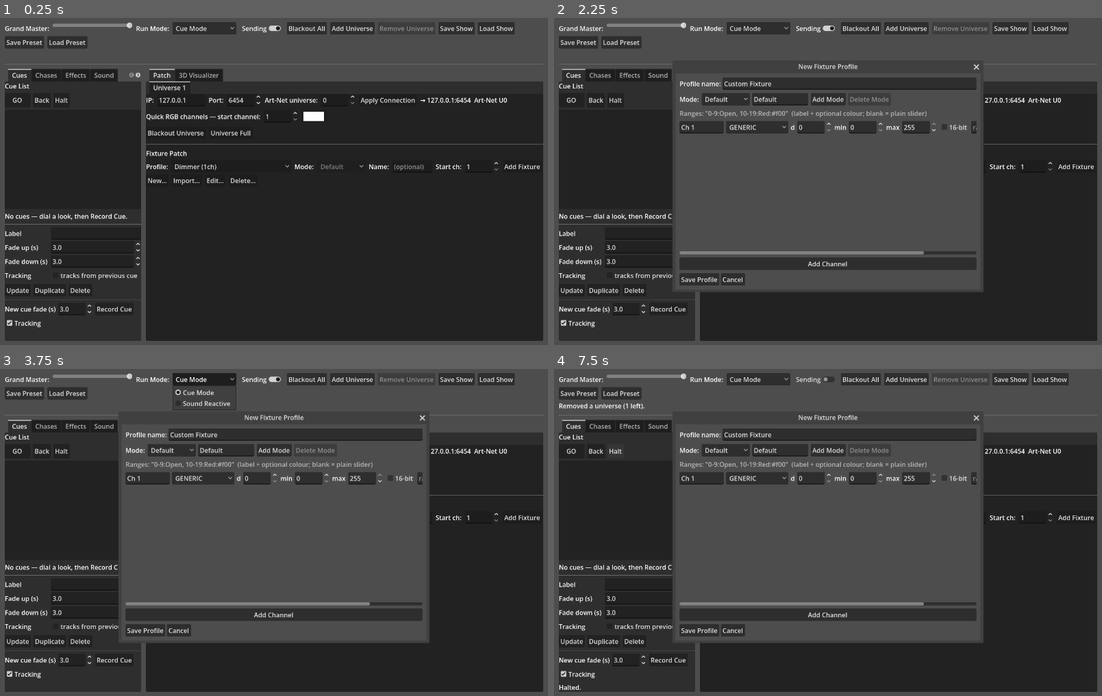
Above: before the commit, frames 1-4 (two rows, left to right).
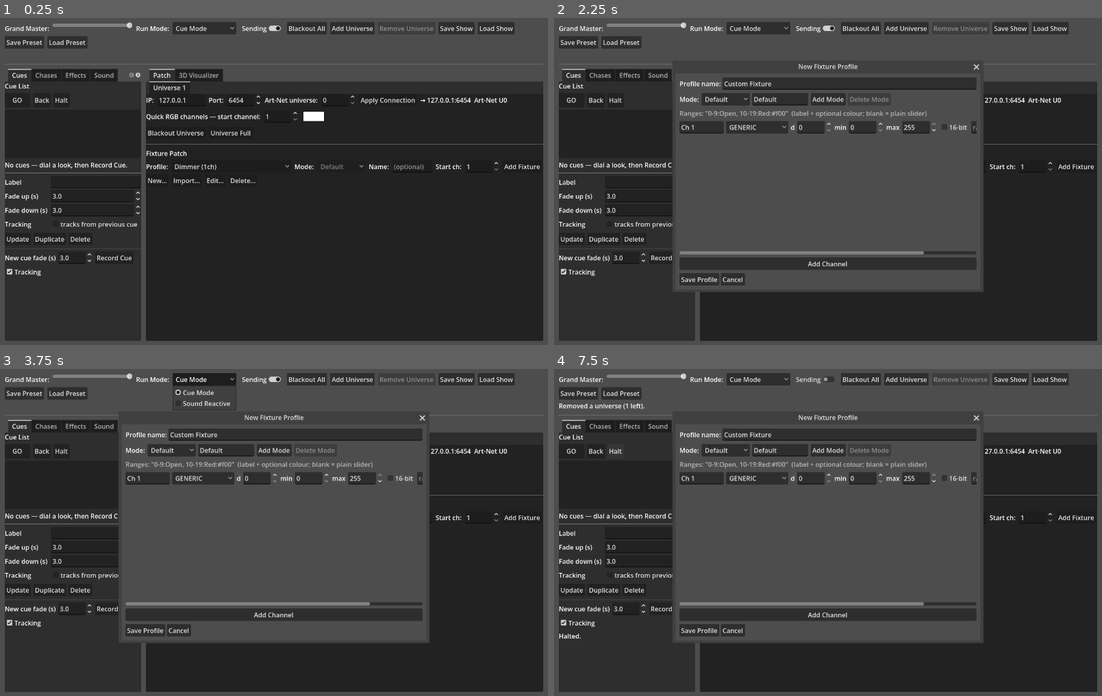
Above: after the commit, the same moments.

Repository: KonajuGames/slight-dmx-controller
Game: Godot game, scene res://main.tscn
The game is run twice, just before and just after one commit, with the same random seed, the same clock (stepped at 60 frames per second) and the same inputs.
Inputs:
- Up to frame 1 (0.25 s): no input
- Up to frame 2 (2.25 s): click "GO" at 0.5 s; click "GO" at 1.25 s; click "New..." at 2 s
- Up to frame 3 (3.75 s): click "New..." at 2.75 s; click "Cue Mode" at 3.5 s
- Up to frame 4 (7.5 s): click "Sending" at 4.25 s; click "Blackout All" at 5 s; click "Add Universe" at 5.75 s; click "Remove Universe" at 6.5 s; click "Halt" at 7.25 s

The runs differ from the first frame. In frame 1, 1.8% of the frame differs, in the area x 0-26%, y 44-95%; in frame 2, 1.7%; in frame 3, 1.7%; in frame 4, 1.7%.

Commit message:
Scroll the playback tabs when the window is too short
Each playback panel (Cues / Chases / Effects / Sound / Groups) is now
wrapped in a ScrollContainer with horizontal scrolling disabled, so a
vertical scrollbar appears only when the content is taller than the
window and no control becomes unreachable. When there is room the panels
lay out as before, their lists expanding to fill.

The cue list gains a 120 px minimum height (the other panels' lists
already had one) so it stays usable while scrolling.

Co-Authored-By: Claude Sonnet 5 <noreply@anthropic.com>

Diff:
--- a/cue_list_panel.gd
+++ b/cue_list_panel.gd
@@ -62,6 +62,7 @@
 
 	cue_list = ItemList.new()
 	cue_list.size_flags_vertical = Control.SIZE_EXPAND_FILL
+	cue_list.custom_minimum_size = Vector2(0, 120)
 	cue_list.allow_reselect = true
 	cue_list.item_selected.connect(_on_cue_selected)
 	cue_list.item_activated.connect(func(idx: int): _fire(idx))
--- a/dmx_controller.gd
+++ b/dmx_controller.gd
@@ -72,13 +72,13 @@
 	main_vbox.add_child(split)
 
 	var playback_tabs := TabContainer.new()
-	playback_tabs.custom_minimum_size = Vector2(300, 0)
+	playback_tabs.custom_minimum_size = Vector2(320, 0)
 	split.add_child(playback_tabs)
 
 	cue_panel = CueListPanel.new()
-	playback_tabs.add_child(cue_panel)
+	playback_tabs.add_child(_scrollable(cue_panel))
 	chase_panel = ChaseListPanel.new()
-	playback_tabs.add_child(chase_panel)
+	playback_tabs.add_child(_scrollable(chase_panel))
 
 	groups_panel = GroupsPanel.new()
 	groups_panel.groups = groups
@@ -87,14 +87,14 @@
 	fx_panel = EffectsPanel.new()
 	fx_panel.resolve_targets_cb = _resolve_fx_targets
 	fx_panel.group_names_provider = _group_names
-	playback_tabs.add_child(fx_panel)
+	playback_tabs.add_child(_scrollable(fx_panel))
 
 	sound_panel = SoundPanel.new()
 	sound_panel.resolve_targets_cb = _resolve_fx_targets
 	sound_panel.group_names_provider = _group_names
-	playback_tabs.add_child(sound_panel)
-
-	playback_tabs.add_child(groups_panel)
+	playback_tabs.add_child(_scrollable(sound_panel))
+
+	playback_tabs.add_child(_scrollable(groups_panel))
 	playback_tabs.set_tab_title(0, "Cues")
 	playback_tabs.set_tab_title(1, "Chases")
 	playback_tabs.set_tab_title(2, "Effects")
@@ -144,6 +144,23 @@
 
 
 # ---------------------------------------------------------------- UI BUILD --
+
+## Wrap a playback panel so it gets a vertical scrollbar when the window
+## is too short to show all of its controls. Horizontal scrolling is off —
+## the panels already wrap their rows to the available width. The panel's
+## `name` carries through so `TabContainer` still labels the tab from it
+## (we also set titles explicitly).
+func _scrollable(panel: Control) -> ScrollContainer:
+	var sc := ScrollContainer.new()
+	sc.name = panel.name
+	sc.horizontal_scroll_mode = ScrollContainer.SCROLL_MODE_DISABLED
+	sc.size_flags_horizontal = Control.SIZE_EXPAND_FILL
+	sc.size_flags_vertical = Control.SIZE_EXPAND_FILL
+	panel.size_flags_horizontal = Control.SIZE_EXPAND_FILL
+	panel.size_flags_vertical = Control.SIZE_FILL
+	sc.add_child(panel)
+	return sc
+
 
 func _label(text: String) -> Label:
 	var l := Label.new()
Not shown, changed: README.md
